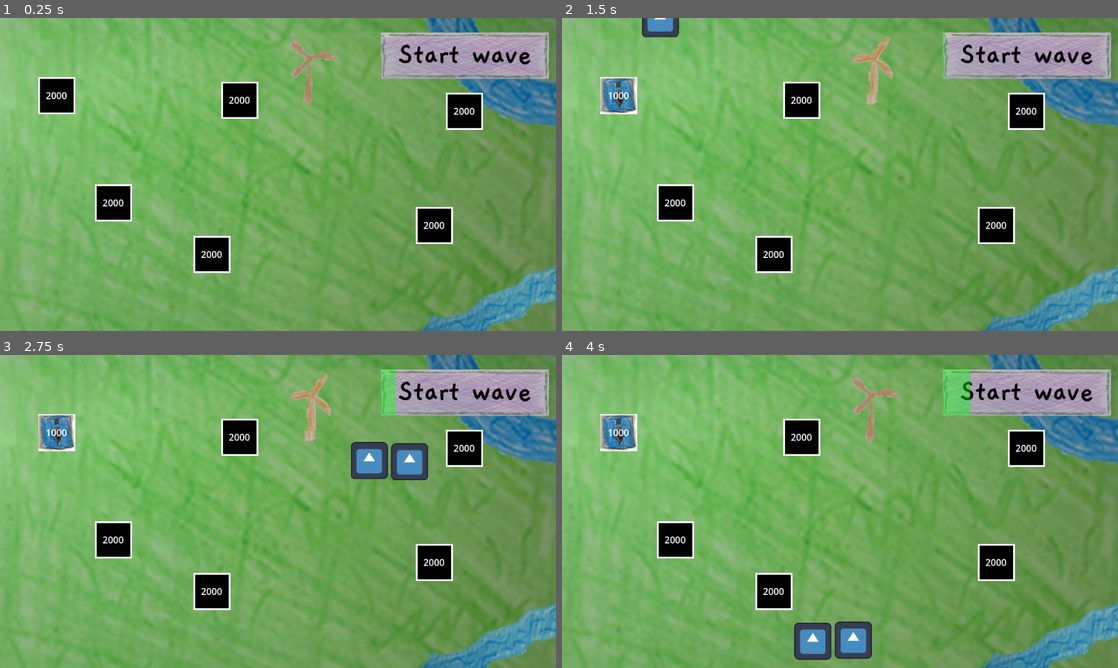
Above: before the commit, frames 1-4 (two rows, left to right).
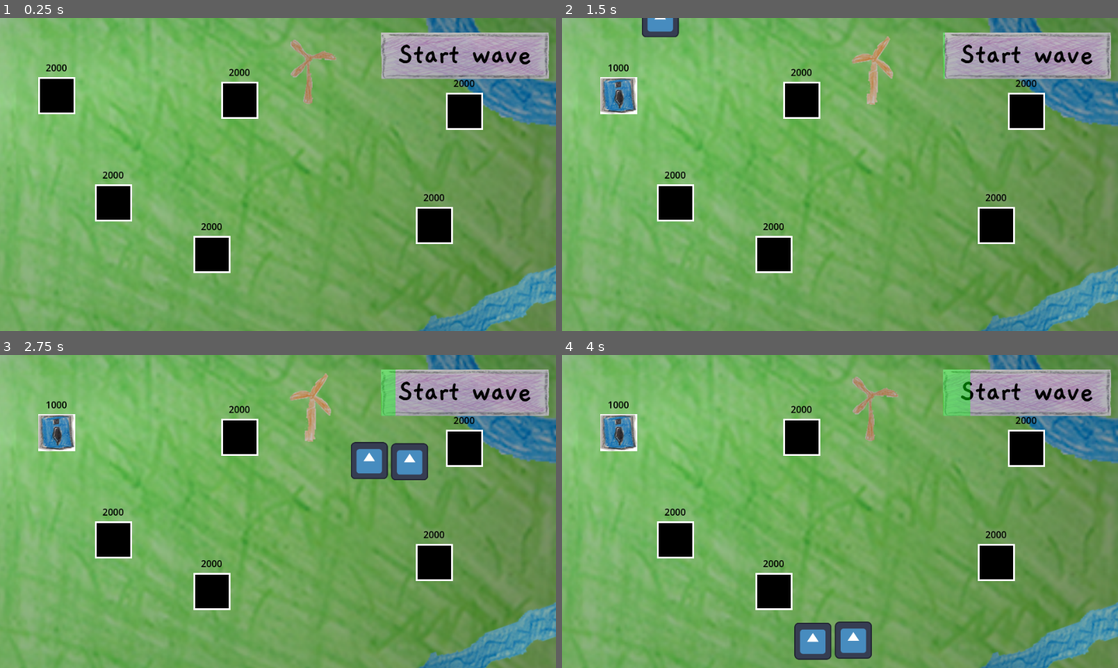
Above: after the commit, the same moments.

Repository: sjerpsthomas/lewe-game-jam
Game: Godot game, scene res://world/dummy/dummy_world.tscn
The game is run twice, just before and just after one commit, with the same random seed, the same clock (stepped at 60 frames per second) and the same inputs. The engine's default icon, where the game draws it, is replaced by a stand-in: a white triangle on a blue panel in a dark square.
Inputs (mouse positions are in pixels of both pictures, inside the frame that each line leads up to):
- Up to frame 1 (0.25 s): no input
- Up to frame 2 (1.5 s): click (617, 96) at 0.52 s; click (1029, 55) at 1.25 s
- Up to frame 3 (2.75 s): click (55, 433) at 2.02 s
- Up to frame 4 (4 s): click (1029, 392) at 2.75 s; click (617, 433) at 3.52 s

The runs differ from the first frame. In frame 1, 0.7% of the frame differs, in the area x 8-86%, y 14-77%; in frame 2, 0.7%; in frame 3, 0.7%; in frame 4, 0.7%.

Commit message:
gast, tekst is beter nu

Diff:
--- a/tower/slot/tower_slot.gd
+++ b/tower/slot/tower_slot.gd
@@ -17,7 +17,7 @@
 	current_child_tower = current_child_scene.instantiate()
 	add_child(current_child_tower)
 	if current_child_tower.cost_to_upgrade > 0:
-		cost_label.text = "[center]"+str(current_child_tower.cost_to_upgrade)+"[/center]"
+		cost_label.text = "[center][color=black]"+str(current_child_tower.cost_to_upgrade)+"[/color][/center]"
 		cost_label.visible = true
 	else:
 		cost_label.visible = false
--- a/tower/slot/tower_slot.tscn
+++ b/tower/slot/tower_slot.tscn
@@ -15,13 +15,13 @@
 [node name="Cost Label" type="RichTextLabel" parent="."]
 z_index = 5
 offset_left = -32.0
-offset_top = -12.0
+offset_top = -60.0
 offset_right = 32.0
-offset_bottom = 32.0
+offset_bottom = -16.0
 pivot_offset = Vector2(32, 32)
 mouse_filter = 2
 bbcode_enabled = true
-text = "[center]2000[/center]"
+text = "[center][color=black]2000[/color][/center]"
 
 [node name="TextureButton" type="TextureButton" parent="."]
 z_index = 2
@@ -38,6 +38,8 @@
 [node name="CollisionShape2D" type="CollisionShape2D" parent="Area2D"]
 shape = SubResource("RectangleShape2D_oy325")
 
+[connection signal="mouse_entered" from="TextureButton" to="." method="_on_texture_button_mouse_entered"]
+[connection signal="mouse_exited" from="TextureButton" to="." method="_on_texture_button_mouse_exited"]
 [connection signal="pressed" from="TextureButton" to="." method="_on_texture_button_pressed"]
 [connection signal="mouse_entered" from="Area2D" to="." method="_on_area_2d_mouse_entered"]
 [connection signal="mouse_exited" from="Area2D" to="." method="_on_area_2d_mouse_exited"]
Not shown: 1 places in world/world.tscn that only renumber resources
